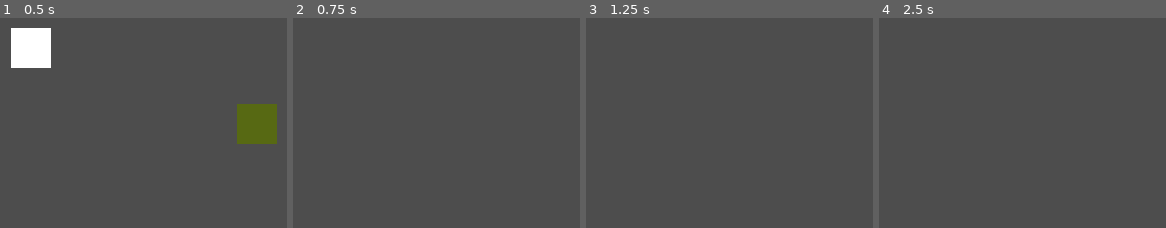
Above: before the commit, frames 1-4 (left to right).
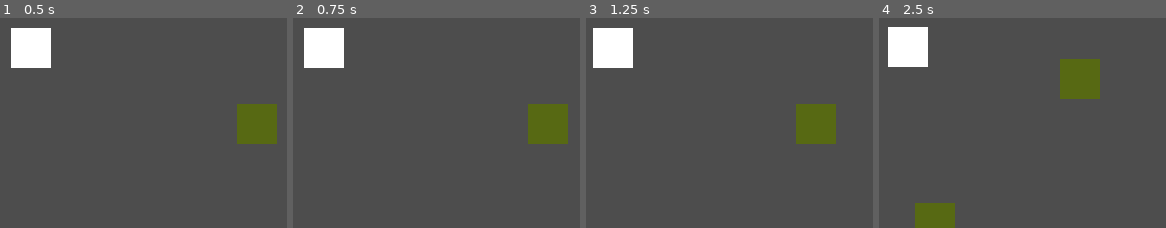
Above: after the commit, the same moments.

Repository: randemlyy/when-gods-rust
Game: Godot game, scene res://Scenes/Test.tscn
Same seed, same stepped clock (60 frames per second), same inputs: the game is played once before the commit and once after it.
Inputs (mouse positions are in pixels of both pictures, inside the frame that each line leads up to):
- Up to frame 1 (0.5 s): no input
- Up to frame 2 (0.75 s): tap Enter at 0.5 s; move the mouse to (465, 30) at 0.52 s; hold D (move_right) from 0.53 s (still down); click (465, 30) at 0.6 s
- Up to frame 3 (1.25 s): keep holding D (move_right)
- Up to frame 4 (2.5 s): move the mouse to (outside the picture) at 1.27 s; release D (move_right) at 1.28 s; hold S (move_down) 1.28-2.03 s; right-click (outside the picture) at 1.35 s; move the mouse to (outside the picture) at 2.02 s; hold D (move_right) from 2.03 s (still down); tap Alt at 2.1 s

Frame 1 is identical in both runs. In frame 2, 5.3% of the frame differs, in the area x 3-96%, y 4-60%; in frame 3, 5.3%; in frame 4, 7.0%, in the area x 3-78%, y 4-100%.

Commit message:
Godot 4.6.3

Diff:
--- a/when-gods-rust/Scripts/CameraComponent.gd
+++ b/when-gods-rust/Scripts/CameraComponent.gd
@@ -1,7 +1,7 @@
 class_name CameraComponent
 extends Camera2D
 
-@export var follow_speed: = 600.0
+@export var follow_speed: = 60.0
 @export var look_ahead_distance: = 12.0
 @export var look_ahead_response: = 10.0
 @export var look_ahead_start_speed : = 20.0
--- a/when-gods-rust/Scripts/MovementComponent.gd
+++ b/when-gods-rust/Scripts/MovementComponent.gd
@@ -1,10 +1,10 @@
 class_name MovementComponent
 extends Node
 
-@export var max_speed: float = 120.0
-@export var acceleration: float = 1000.0
-@export var decceleration: float = 1700.0
-@export var turn_accel: float = 2200.0
+@export var max_speed: float = 60.0
+@export var acceleration: float = 100.0
+@export var decceleration: float = 170.0
+@export var turn_accel: float = 220.0
 
 var dir: Vector2 = Vector2.ZERO
 var speed_multiplier: float = 1.0
--- a/when-gods-rust/project.godot
+++ b/when-gods-rust/project.godot
@@ -12,7 +12,7 @@
 
 config/name="when-gods-rust"
 run/main_scene="uid://4kubnubs3sal"
-config/features=PackedStringArray("4.7", "GL Compatibility")
+config/features=PackedStringArray("4.6", "GL Compatibility")
 config/icon="res://icon.svg"
 
 [display]
@@ -70,6 +70,6 @@
 
 [rendering]
 
-rendering_device/driver.windows="d3d12"
+gl_compatibility/driver.windows="opengl3_angle"
 renderer/rendering_method="gl_compatibility"
 renderer/rendering_method.mobile="gl_compatibility"
